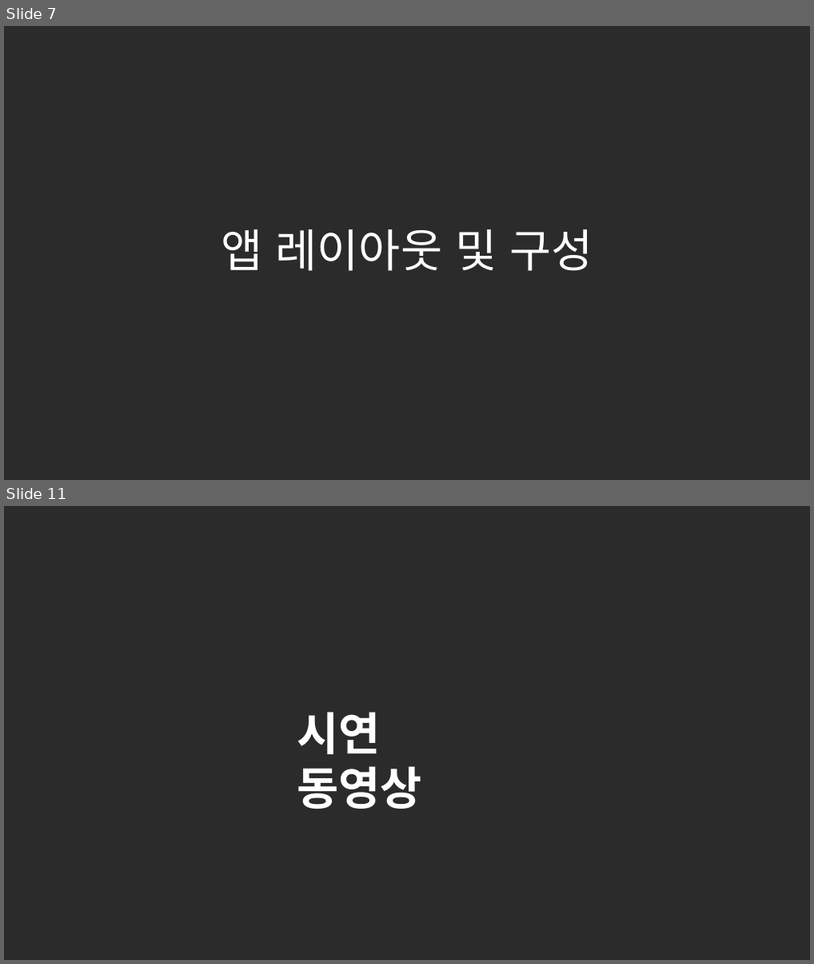
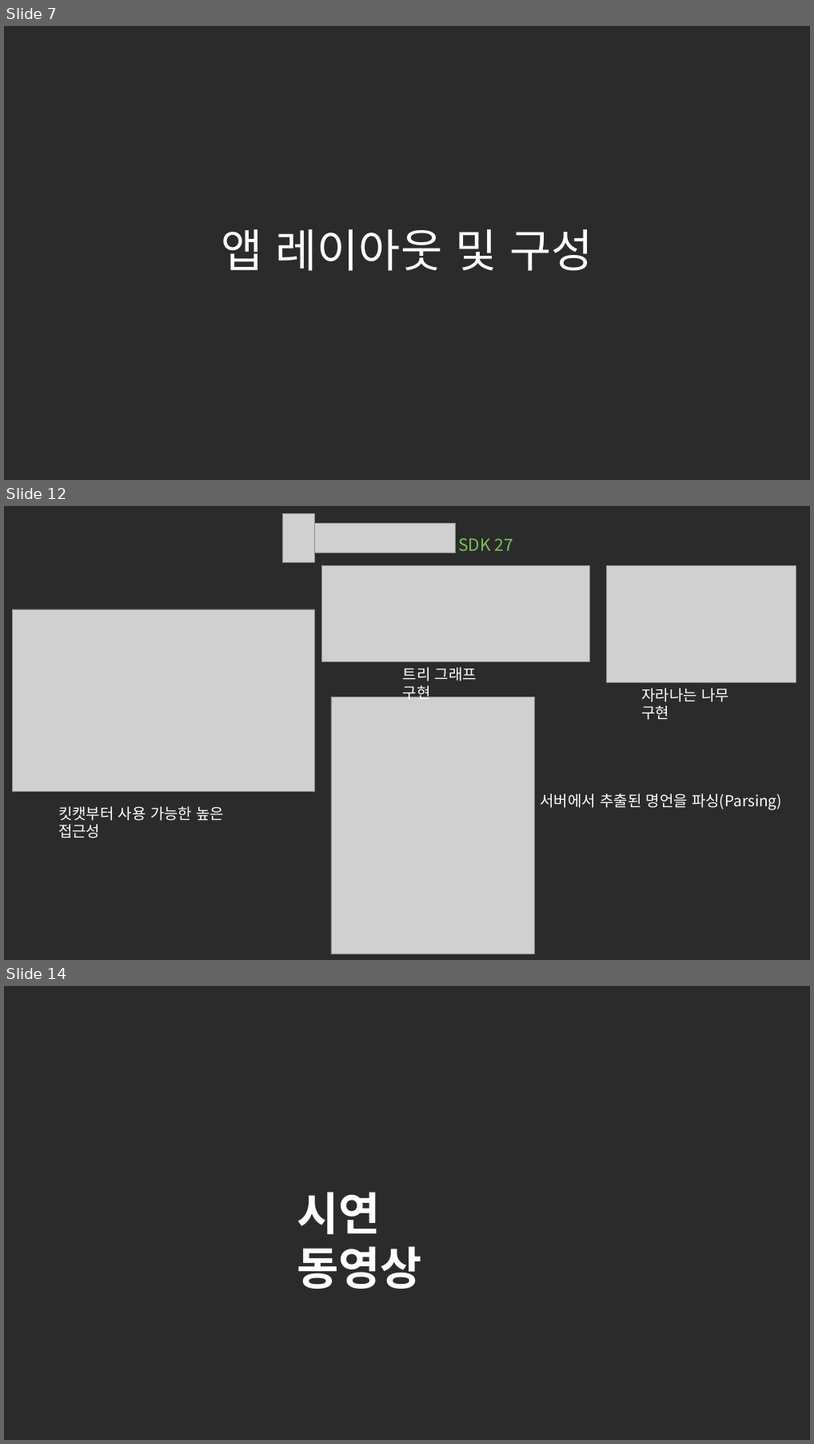
Before and after one commit to SunrinParty2018/Document, a slide deck: 3학년1반3조ppt.pptx. Shown one above the other, each under a label of ours: slides 7 and 11 before the commit, slides 7, 12 and 14 after it; the slides between them are not shown. The pictures are 814x964 and 814x1444 pixels, drawn with LibreOffice and Linux fonts; fonts in the diff are those of the drawing; grey boxes stand for pictures; background and template pictures are left out; a plain dark background stands for a picture behind light text. Boxes give left, top, right and bottom in pixels: in the first picture for what was removed or moved away, otherwise in the second. Text is boxed around its words. In the diff, an @@ line names an element or a change of style, - is before the commit and + after.

```diff
--- a/3학년1반3조ppt.pptx
+++ b/3학년1반3조ppt.pptx
@@ slide 12 added at box(4, 506, 810, 960), background picture (left out) @@
@@ picture added at box(283, 513, 315, 562) @@
@@ picture added at box(315, 523, 456, 552) @@
@@ text added at box(458, 538, 513, 551), 20 pt, text #78C257 @@
+SDK 27
@@ picture added at box(322, 566, 590, 661) @@
@@ picture added at box(607, 566, 797, 683) @@
@@ picture added at box(12, 609, 315, 792) @@
@@ text added at box(403, 667, 477, 702), 18 pt, text #FFFFFF @@
+트리 그래프 구현
@@ picture added at box(331, 696, 534, 954) @@
@@ text added at box(642, 688, 730, 720), 18 pt, text #FFFFFF @@
+자라나는 나무 구현
@@ text added at box(540, 793, 782, 810), 18 pt, text #FFFFFF @@
+서버에서 추출된 명언을 파싱(Parsing)
@@ text added at box(58, 806, 224, 838), 18 pt, text #FFFFFF @@
+킷캣부터 사용 가능한 높은 접근성
@@ what was slide 11 is now slide 14 @@
```
Also in this commit, not shown: 7 slides changed, 3 other slides added, 1 slide removed.
